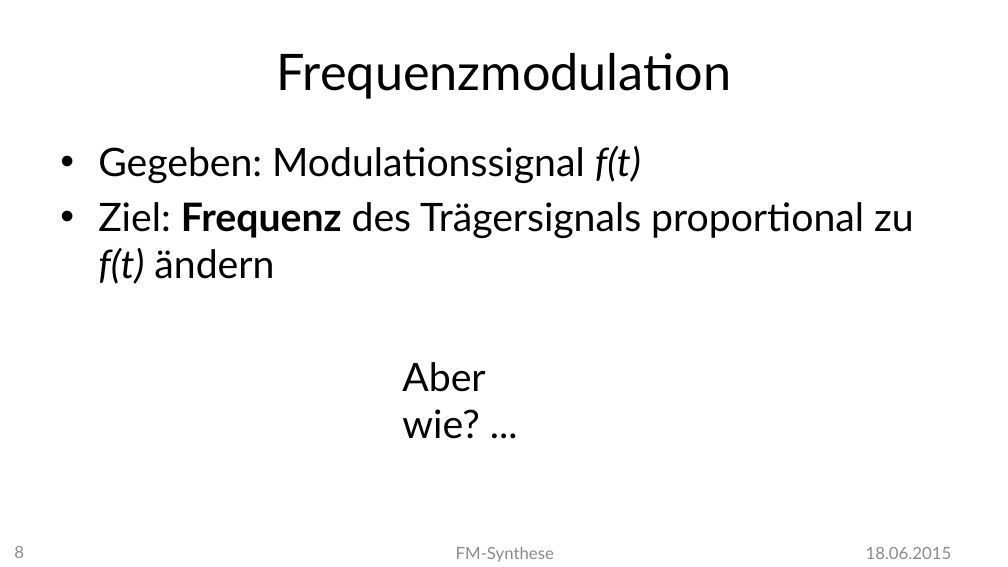
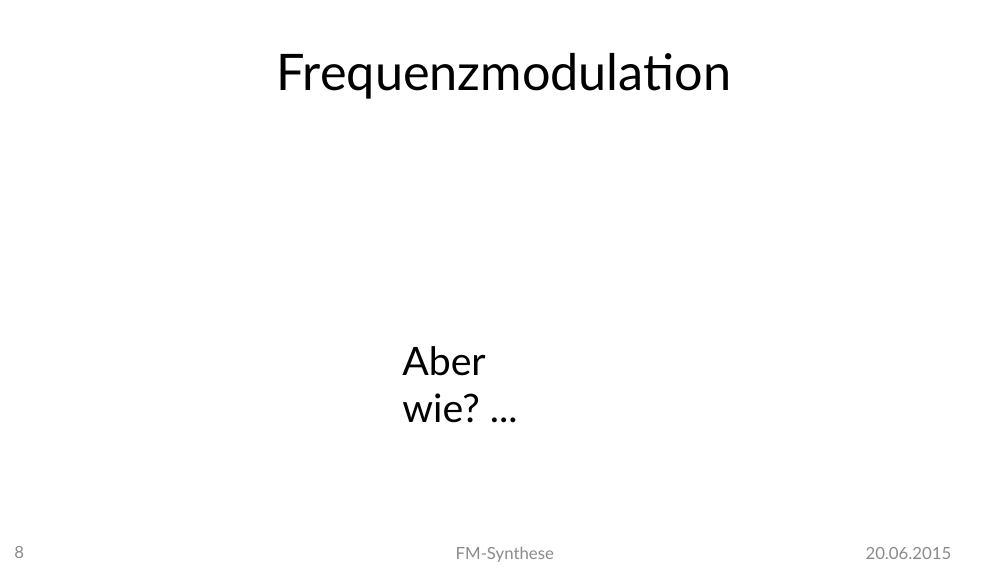
Before and after one commit to MBulli/VSeminar, a slide deck: slide 8 of Praesentation/FMSynthese-Markus.pptx. Drawn at 1008x567 pixels with LibreOffice and Linux fonts; fonts in the diff are those of the drawing; grey boxes stand for pictures; background and template pictures are left out. Boxes give left, top, right and bottom in pixels: in the first picture for what was removed or moved away, otherwise in the second. Text is boxed around its words. In the diff, an @@ line names an element or a change of style, - is before the commit and + after.

```diff
--- a/Praesentation/FMSynthese-Markus.pptx
+++ b/Praesentation/FMSynthese-Markus.pptx
@@ text removed at [98, 146, 914, 284] @@
-• Gegeben: Modulationssignal f(t)
-• Ziel: Frequenz des Trägersignals proportional zu f(t) ändern
@@ text "Aber wie? ...": place and size @@
-text "Aber wie? ..." at [402, 362, 485, 439]
+text "Aber wie? ..." at [402, 346, 485, 423]
@@ text at [866, 547, 952, 559]: text changed @@
-18.06.2015
+20.06.2015
```
Also in this commit, not shown: 18 other slides changed, 18 slides added, 1 slide removed, 7 other files.
